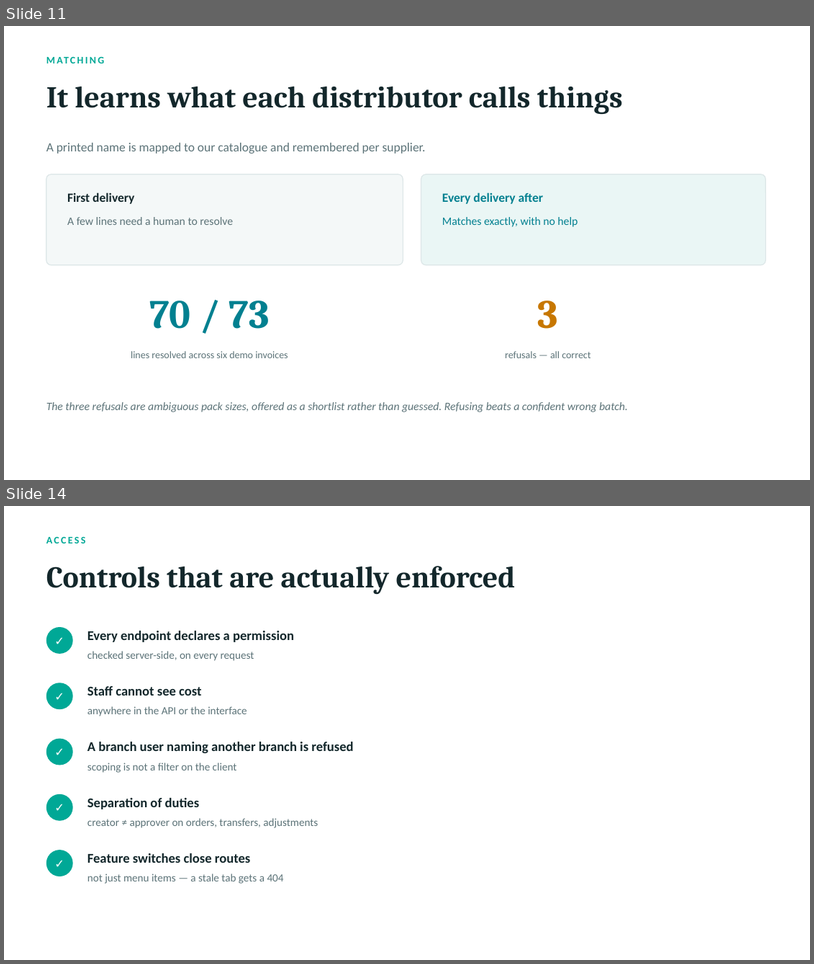
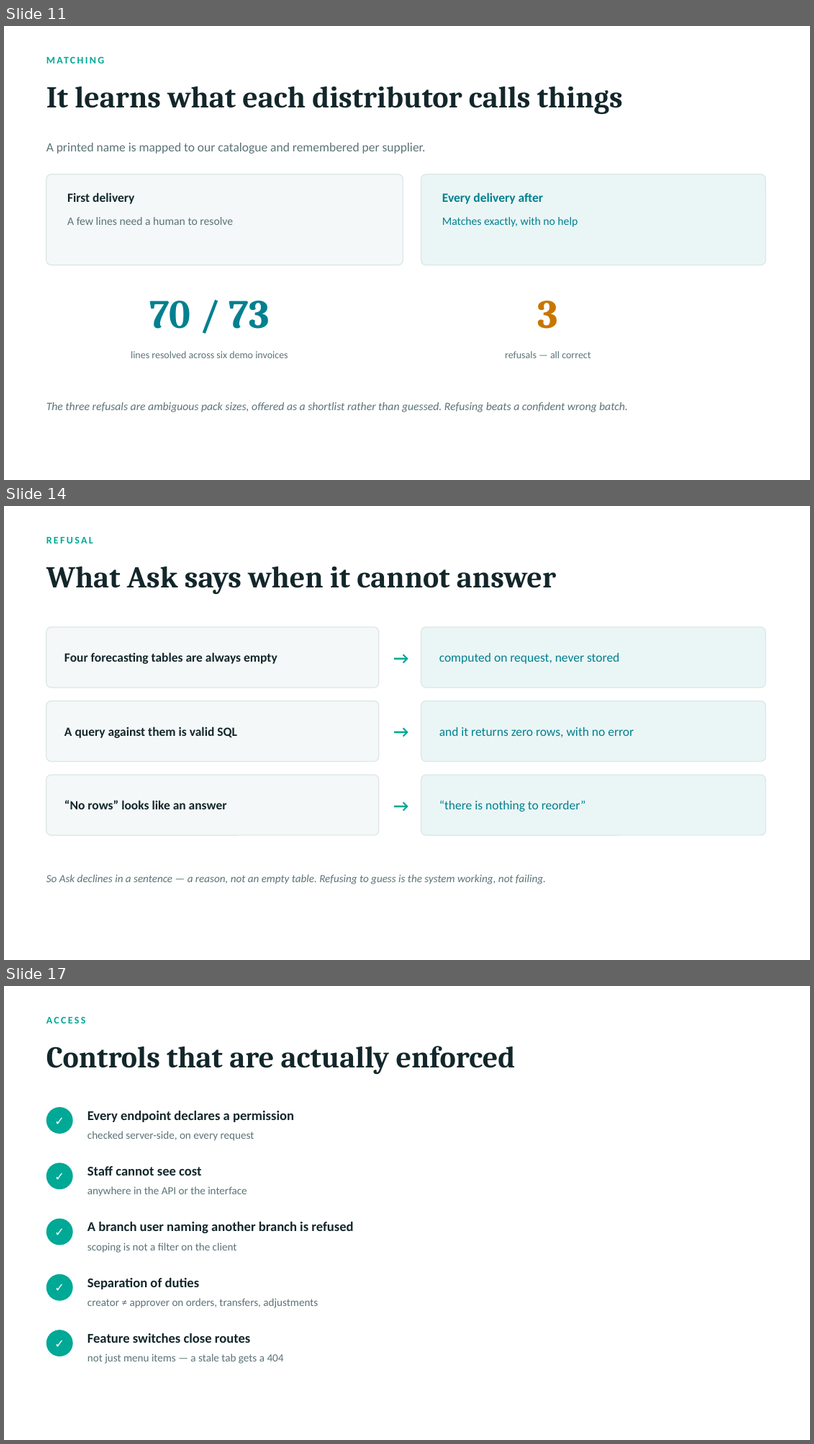
Before and after one commit to Sadhna2/pharmacy_inventory_managment_system, a slide deck: docs/pharmacy-inventory-deck.pptx. Shown one above the other, each under a label of ours: slides 11 and 14 before the commit, slides 11, 14 and 17 after it; the slides between them are not shown. The pictures are 814x964 and 814x1444 pixels, drawn with LibreOffice and Linux fonts; fonts in the diff are those of the drawing. Boxes give left, top, right and bottom in pixels: in the first picture for what was removed or moved away, otherwise in the second. Text is boxed around its words. In the diff, an @@ line names an element or a change of style, - is before the commit and + after.

```diff
--- a/docs/pharmacy-inventory-deck.pptx
+++ b/docs/pharmacy-inventory-deck.pptx
@@ slide 14 added at box(4, 506, 810, 960), background #FFFFFF @@
@@ text added at box(46, 537, 93, 543), 12 pt, text #00A896, bold @@
+REFUSAL
@@ text added at box(46, 566, 556, 595), 36 pt, text #13272B, bold @@
+What Ask says when it cannot answer
@@ rounded rectangle added at box(46, 627, 379, 687), fill #F4F8F8, outline #DCE6E7 1 pt @@
@@ text added at box(386, 627, 417, 687), 20 pt, text #00A896, bold @@
+→
@@ rounded rectangle added at box(422, 627, 766, 687), fill #EAF6F5, outline #DCE6E7 1 pt @@
@@ text added at box(64, 652, 278, 664), 15 pt, text #13272B, bold @@
+Four forecasting tables are always empty
@@ text added at box(440, 653, 620, 664), 15 pt, text #028090 @@
+computed on request, never stored
@@ rounded rectangle added at box(46, 701, 379, 762), fill #F4F8F8, outline #DCE6E7 1 pt @@
@@ text added at box(386, 701, 417, 762), 20 pt, text #00A896, bold @@
+→
@@ rounded rectangle added at box(422, 701, 766, 762), fill #EAF6F5, outline #DCE6E7 1 pt @@
@@ text added at box(64, 726, 237, 738), 15 pt, text #13272B, bold @@
+A query against them is valid SQL
@@ text added at box(440, 727, 634, 737), 15 pt, text #028090 @@
+and it returns zero rows, with no error
@@ rounded rectangle added at box(46, 775, 379, 835), fill #F4F8F8, outline #DCE6E7 1 pt @@
@@ text added at box(386, 775, 417, 835), 20 pt, text #00A896, bold @@
+→
@@ rounded rectangle added at box(422, 775, 766, 835), fill #EAF6F5, outline #DCE6E7 1 pt @@
@@ text added at box(64, 800, 227, 809), 15 pt, text #13272B, bold @@
+“No rows” looks like an answer
@@ text added at box(440, 800, 586, 811), 15 pt, text #028090 @@
+“there is nothing to reorder”
@@ text added at box(46, 874, 546, 884), 13 pt, text #5C7378, italic @@
+So Ask declines in a sentence — a reason, not an empty table. Refusing to guess is the system working, not failing.
@@ what was slide 14 is now slide 17 @@
```
Also in this commit, not shown: 6 slides changed, 2 other slides added, 1 other file.
